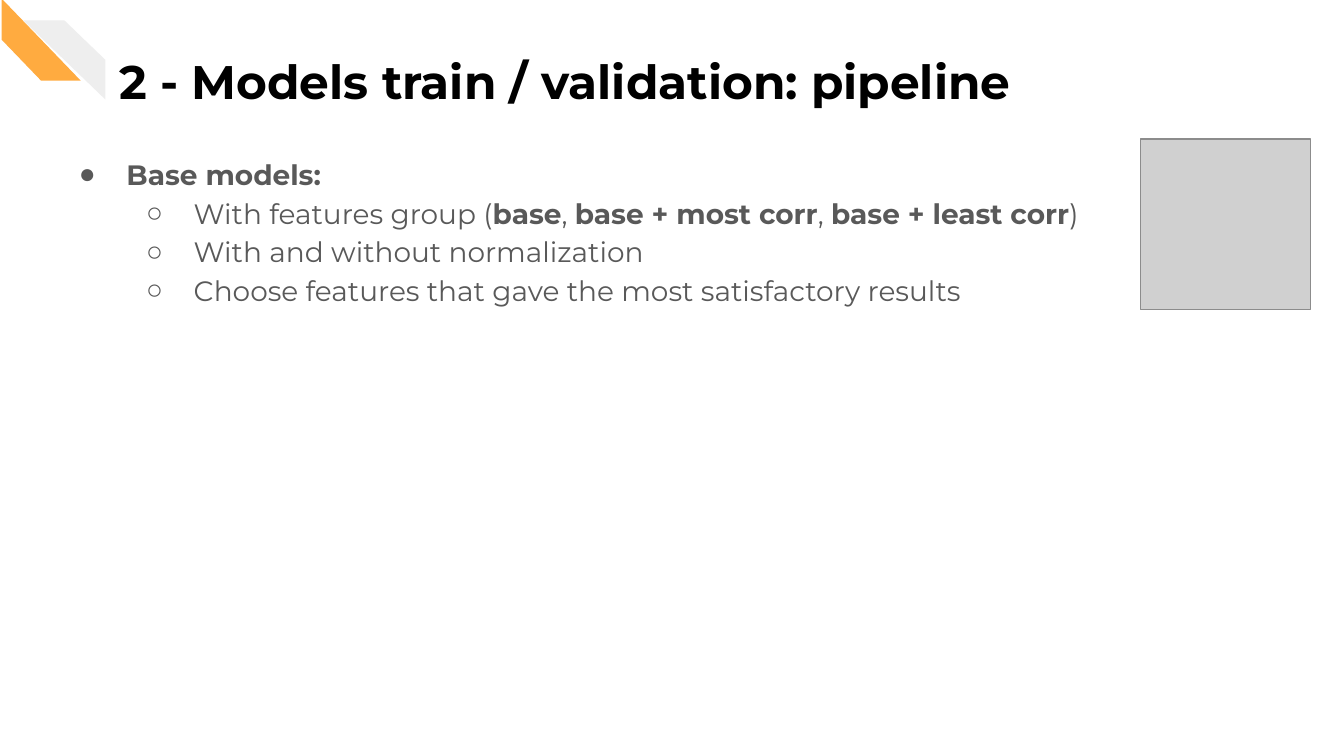
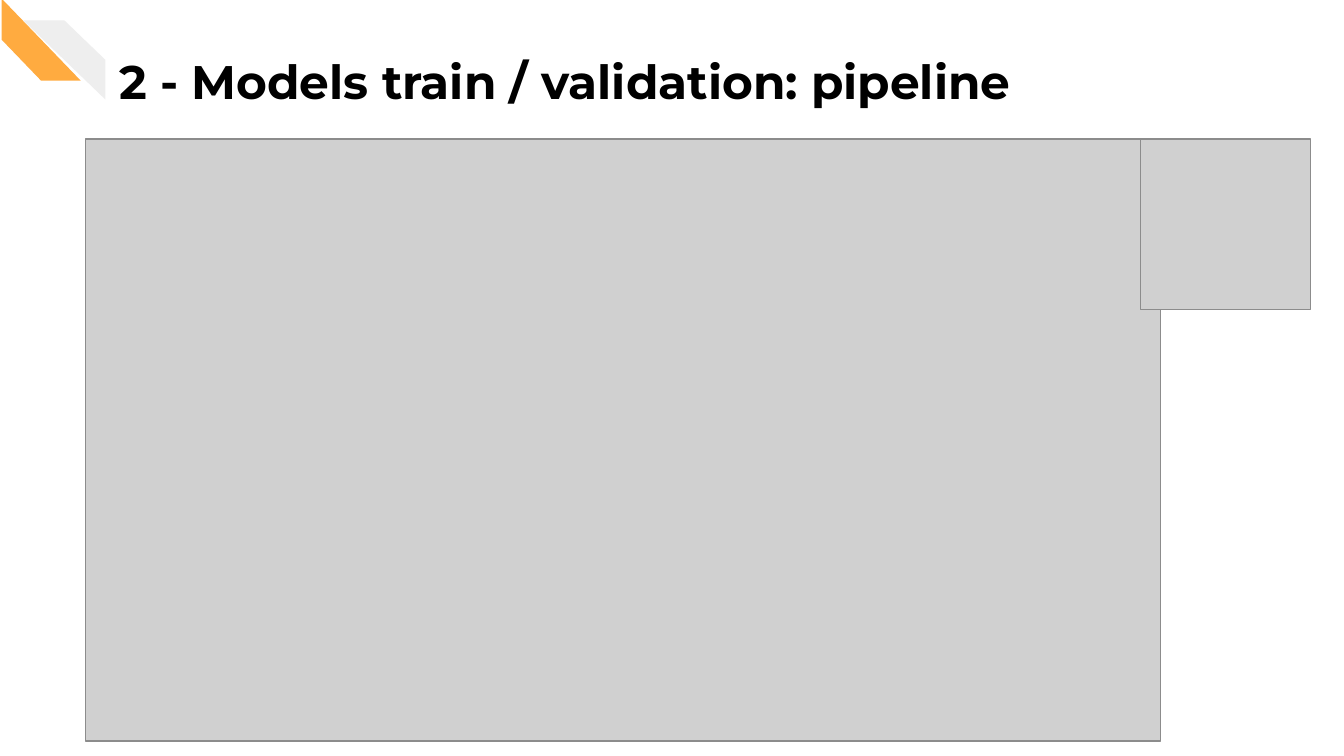
Before and after one commit to CorsiDanilo/bitcoin-price-prediction-with-pyspark, a slide deck: slide 19 of presentation/presentation.pptx. Drawn at 1344x756 pixels with LibreOffice and Linux fonts; fonts in the diff are those of the drawing; grey boxes stand for pictures. Boxes give left, top, right and bottom in pixels: in the first picture for what was removed or moved away, otherwise in the second. Text is boxed around its words. In the diff, an @@ line names an element or a change of style, - is before the commit and + after.

Commit message:
Updating presentation and images

```diff
--- a/presentation/presentation.pptx
+++ b/presentation/presentation.pptx
@@ picture added at [86, 138, 1161, 741] @@
@@ text removed at [126, 164, 1078, 307] @@
-● Base models:
-  ○ With features group (base, base + most corr, base + least corr)
-  ○ With and without normalization
-  ○ Choose features that gave the most satisfactory results
```
Also in this commit, not shown: 7 other slides changed, 12 other files.
